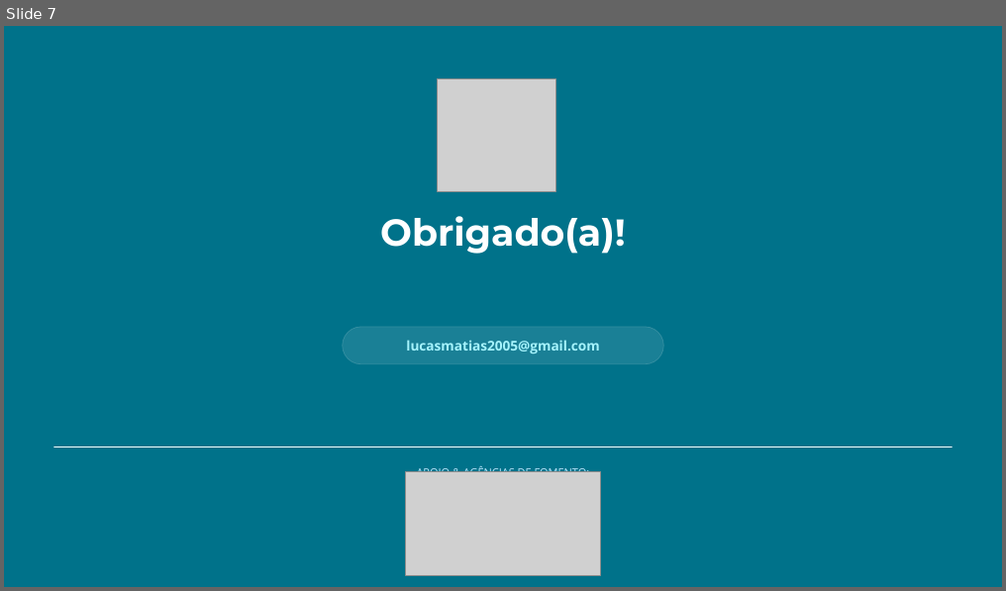
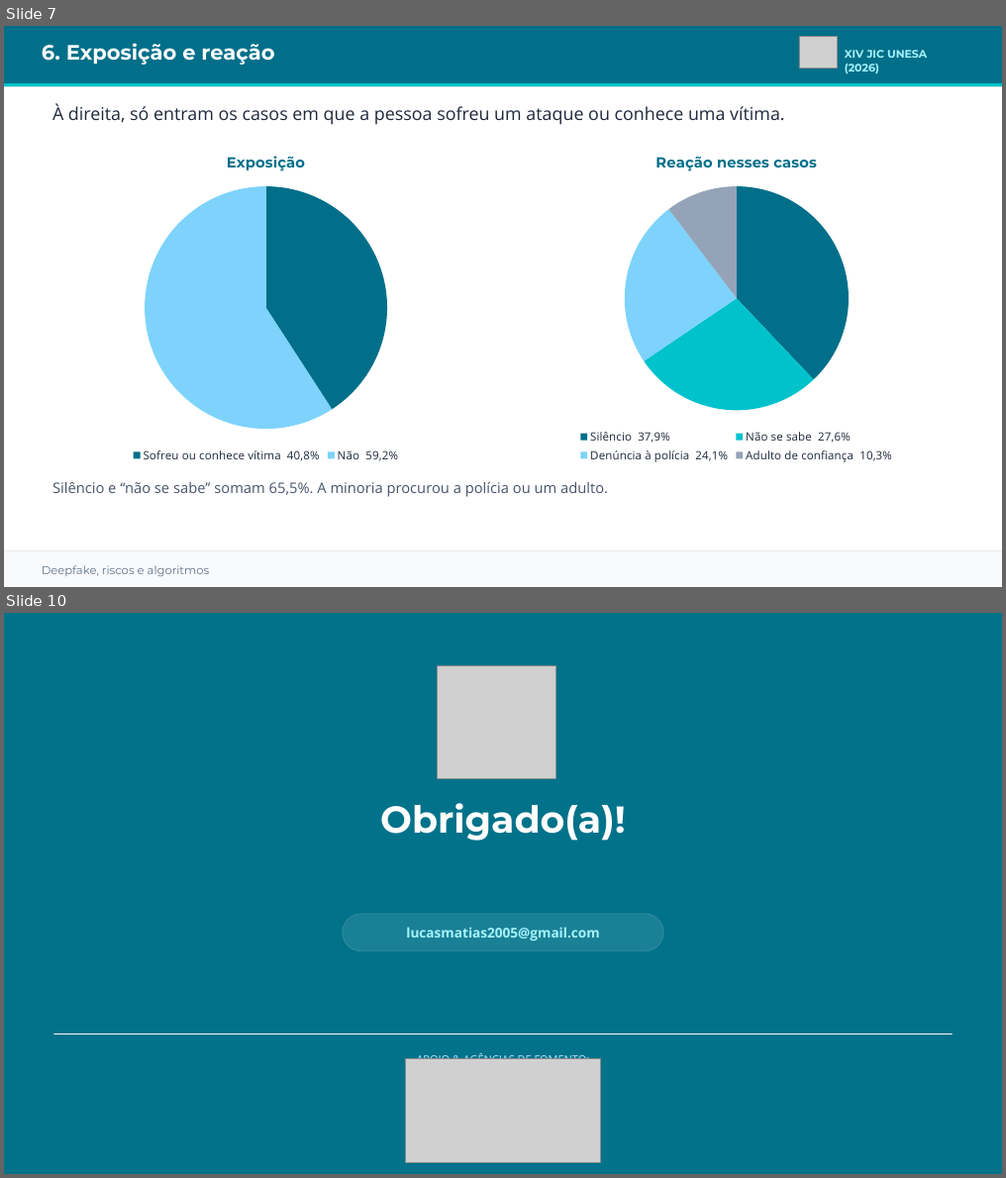
Before and after one commit to matiasmov/matiasmov, a slide deck: apresentacao/JIC_2026_Lucas_Matias_Deepfake.pptx. Shown one above the other, each under a label of ours: slide 7 before the commit, slides 7 and 10 after it; the slides between them are not shown. The pictures are 1006x591 and 1006x1178 pixels, drawn with LibreOffice and Linux fonts; fonts in the diff are those of the drawing; grey boxes stand for pictures; background and template pictures are left out. Boxes give left, top, right and bottom in pixels: in the first picture for what was removed or moved away, otherwise in the second. Text is boxed around its words. In the diff, an @@ line names an element or a change of style, - is before the commit and + after.

```diff
--- a/apresentacao/JIC_2026_Lucas_Matias_Deepfake.pptx
+++ b/apresentacao/JIC_2026_Lucas_Matias_Deepfake.pptx
@@ slide 7 added at bbox=[4, 26, 1002, 587], background #FFFFFF @@
@@ rectangle added at bbox=[4, 26, 1002, 86], fill #016F89 @@
@@ text added at bbox=[42, 43, 274, 65], 20 pt, text #FFFFFF, bold @@
+6. Exposição e reação
@@ picture added at bbox=[800, 37, 838, 69] @@
@@ text added at bbox=[845, 50, 927, 74], 10.5 pt, text #A5F3FC, bold @@
+XIV JIC UNESA (2026)
@@ rectangle added at bbox=[4, 83, 1002, 86], fill #00C2CB @@
@@ text added at bbox=[53, 104, 785, 125], 17 pt, text #1E293B @@
+À direita, só entram os casos em que a pessoa sofreu um ataque ou conhece uma vítima.
@@ pie chart added at bbox=[37, 139, 495, 467] @@
+title "Exposição"
+categories: Sofreu ou conhece vítima  40,8%, Não  59,2%
+Exposição: 41, 59
@@ pie chart added at bbox=[503, 139, 969, 467] @@
+title "Reação nesses casos"
+categories: Silêncio  37,9%, Não se sabe  27,6%, Denúncia à polícia  24,1%, Adulto de confiança  10,3%
+Reação nesses casos: 38, 28, 24, 10
@@ text added at bbox=[53, 481, 608, 497], 14 pt, text #475569 @@
+Silêncio e “não se sabe” somam 65,5%. A minoria procurou a polícia ou um adulto.
@@ rectangle added at bbox=[4, 551, 1002, 587], fill #F8FAFC @@
@@ rectangle added at bbox=[4, 551, 1002, 552], fill #E2E8F0 @@
@@ text added at bbox=[42, 566, 210, 576], 11 pt, text #64748B @@
+Deepfake, riscos e algoritmos
@@ what was slide 7 is now slide 10 @@
```
Also in this commit, not shown: 5 slides changed, 2 other slides added.
